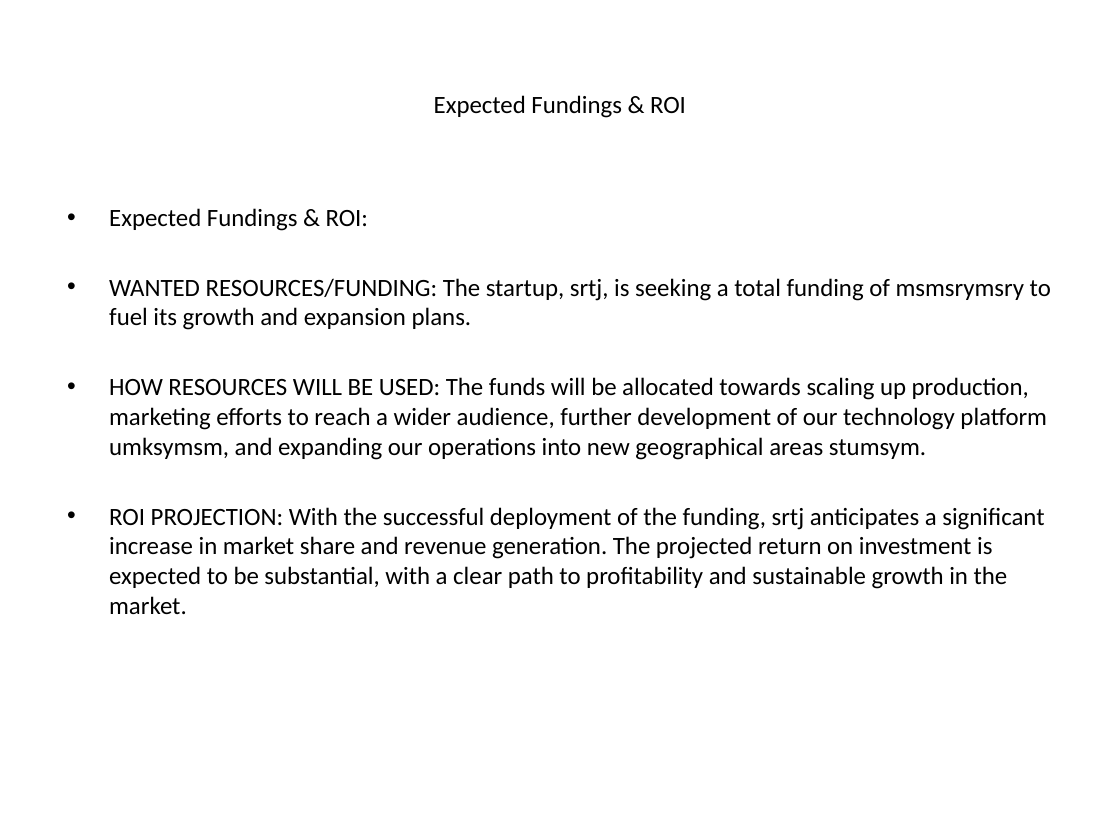
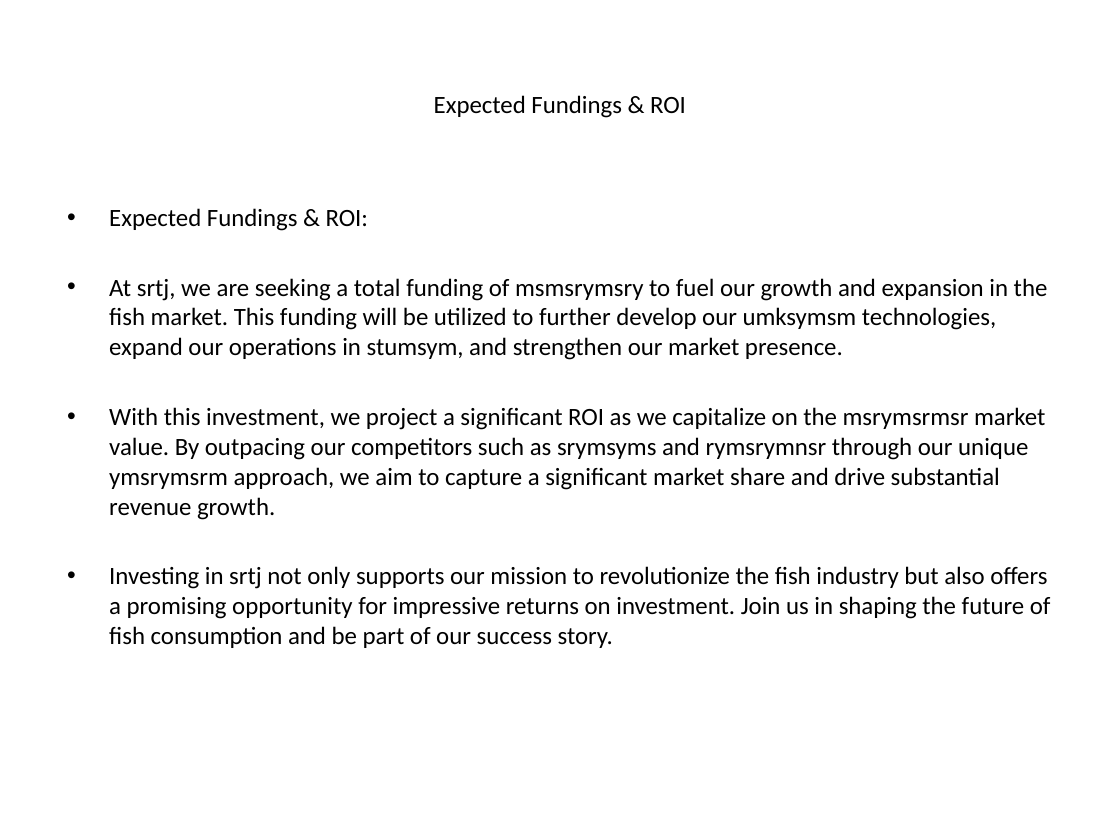
Before and after one commit to luhouyang/cantimagine, a slide deck: slide 6 of generated_ppt/_presentation.pptx. Drawn at 1120x840 pixels with LibreOffice and Linux fonts; fonts in the diff are those of the drawing. Boxes give left, top, right and bottom in pixels: in the first picture for what was removed or moved away, otherwise in the second. Text is boxed around its words. In the diff, an @@ line names an element or a change of style, - is before the commit and + after.

```diff
--- a/generated_ppt/_presentation.pptx
+++ b/generated_ppt/_presentation.pptx
@@ text at (x1=109, y1=278, x2=1051, y2=648): text changed @@
-• WANTED RESOURCES/FUNDING: The startup, srtj, is seeking a total funding of msmsrymsry to fuel its growth and expansion plans.
-• HOW RESOURCES WILL BE USED: The funds will be allocated towards scaling up production, marketing efforts to reach a wider audience, further development of our technology platform umksymsm, and expanding our operations into new geographical areas stumsym.
-• ROI PROJECTION: With the successful deployment of the funding, srtj anticipates a significant increase in market share and revenue generation. The projected return on investment is expected to be substantial, with a clear path to profitability and sustainable growth in the market.
+• At srtj, we are seeking a total funding of msmsrymsry to fuel our growth and expansion in the fish market. This funding will be utilized to further develop our umksymsm technologies, expand our operations in stumsym, and strengthen our market presence.
+• With this investment, we project a significant ROI as we capitalize on the msrymsrmsr market value. By outpacing our competitors such as srymsyms and rymsrymnsr through our unique ymsrymsrm approach, we aim to capture a significant market share and drive substantial revenue growth.
+• Investing in srtj not only supports our mission to revolutionize the fish industry but also offers a promising opportunity for impressive returns on investment. Join us in shaping the future of fish consumption and be part of our success story.
```
Also in this commit, not shown: 4 other slides changed, 2 other files.
